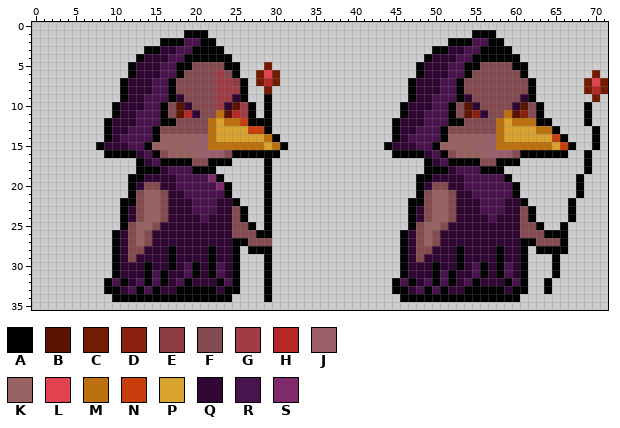
Two versions of one sprite sheet, Assets/Art/Sprites/Enemies/bird2.png. The first picture shows the starting point.
The file is 72x36 pixels.
Palette (. is transparent): A #000000  B #5a1401  C #761b03  D #8b2011  E #8f3d45  F #834a50  G #9f3c46  H #b62828  J #9b5e6b  K #996262  L #e2414f  M #bc700e  N #c83e0c  P #d8a32f  Q #300633  R #49134d  S #7e2a6b
Pixels before (only the part around the change), first column x 2:
 0 ......................................................................
 1 .................AAA.................................AAA..............
 2 ..............AAARRAA.............................AAARRAA.............
 3 ............AAQQRRAAAA..........................AAQQRRAAAA............
 4 ...........AQQQRRAAAAAA........................AQQQRRAAAAAA...........
 5 ..........AQQQRRAAFFFFAA...C..................AQQQRRAAFFFFAA..........
 6 ..........AQQQRRAFFFFGFA..CLC.................AQQQRRAFFFFFFA........C.
 7 .........AQQQRRAFFFFFGGEA.CHC................AQQQRRAFFFFFFFFA......CLC
 8 .........AQQQRRAFFFFFGGGA..C.................AQQQRRAFFFFFFFFA......CHC
 9 .........AQQRRRAQFFFFGGQA..A.................AQQRRRAQFFFFFFQA.......C.
10 ........AQQQRRAFBQFFFGQBGA.A................AQQQRRAFBQFFFFQBFA.....A..
11 ........AQQRRRAFBHQFFMBHGA.A................AQQRRRAFBDQFFMBDFA.....A..
12 .......AQQQRRRAAFFFFMPMMNAAA...............AQQQRRRAAFFFFMPMMMAA....A..
13 .......AQQRRRAFFFFFFMPPPPNNA...............AQQRRRAFFFFFFMPPPPMMA....A.
14 .......AQRRRRAKKKKKJMPPPPPPMA..............AQRRRRAKKKKKJMPPPPPPNA...A.
15 ......AQQQRRAKKKKJJJMMMMMMMPMA............AQQQRRAKKKKJJJMMMMMMMPNA..A.
16 .......AAAAQRAFKKKKJJJFAAAAAA..............AAAAQRAFKKKKJJJFAAAAAA..A..
17 ...........AQRAAAAFFAAA....A...................AQRAAAAFFAAA........A..
18 ...........AAAQRRRAAA......A...................AAAQRRRAAA..........A..
19 ..........AAQQQQRRRRSA.....A..................AAQQQQRRRRRA........A...
20 ..........AQFFQQRRRRRSA....A..................AQFFQQRRRRRRA.......A...
21 ..........AFKKFQQRRRRRA....A..................AFKKFQQRRRRRA.......A...
22 .........AAFKKFQQQRRRQQA...A.................AAFKKFQQQRRRQQA.....A....
23 .........AQFKKFQQQRRRQQFA..A.................AQFKKFQQQRRRQQFA....A....
24 .........AQFKKFQQQQRQQQFA..A.................AQFKKFQQQQRQQQFA....A....
25 .........AFKKFQQQQQQQQQFFA.A.................AFKKFQQQQQQQQQFFA..A.....
26 ........AQFKFQQQQQQQQQQFFFAA................AQFKFQQQQQQQQQQFFFAAA.....
27 ........AQFKFQQQQQQQQQQAAFFF................AQFKFQQQQQQQQQQAAFFFA.....
28 ........AQFFQQQAQQQQAQQA.AAA................AQFFQQQAQQQQAQQA.AAAA.....
29 ........AQFQQQQAQQQQAQQA...A................AQFQQQQAQQQQAQQA...A......
30 ........AQQQAQQAQRAQARQA...A................AQQQAQQAQRAQARQA...A......
31 ........AQQQARAQQRAQARQA...A................AQQQARAQQRAQARQA...A......
32 .......ARAQRARAQRAQQQARA...A...............ARAQRARAQRAQQQARA..A.......
33 .......AAQRARAQQAAAAAQAA...A...............AAQRARAQQAAAAAQAA..A.......
34 ........AAAAAAAAAAAAAAA....A................AAAAAAAAAAAAAAA...........
35 ......................................................................
After:
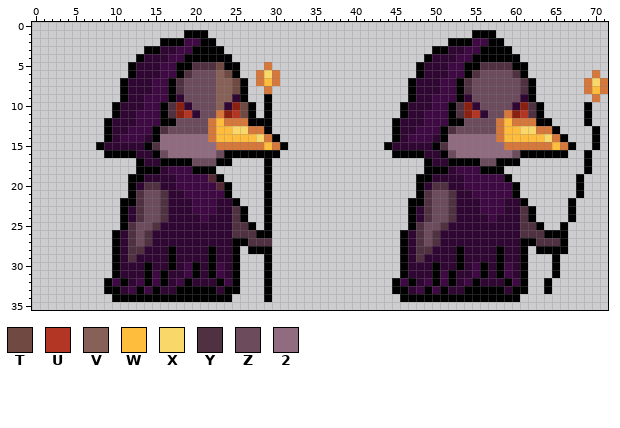
Colours new in this view: T #704a42  U #b33524  V #876058  W #ffbd3d  X #f9d869  Y #503142  Z #6c4b5d  2 #916c80
Changes in this commit:
colour M: #bc700e -> #d6783c
colour R: #49134d -> #3f0a43
colour S: #7e2a6b -> #562734
Changed rows in their new state; - is a pixel that keeps its letter.
first column x 12:
 5 --------YYYT-----M--------------------------YYYY------------
 6 -------YZZZVT---MXM------------------------YZZZZY---------M-
 7 ------YZZZZVVT--MWM-----------------------YZZZZZZY-------MXM
 8 ------YZZZZVVT---M------------------------YZZZZZZY-------MWM
 9 -------ZZZZVV------------------------------ZZZZZZ---------M-
10 -----YD-ZZZV-DT--------------------------YD-ZZZZ-DY---------
11 -----YDU-ZZ-DUT--------------------------YDU-ZZ-DUY---------
12 ------ZZZZ-W--M---------------------------ZZZZ-W------------
13 ----YZZZZZ-WWXXMM-----------------------YZZZZZ-WWXX---------
14 --Q-222222-WWWWWX---------------------Q-222222-WWWWWXM------
15 QQ-Y2222222------W------------------QQ-Y2222222------WM-----
16 --Q-Z222222ZA-------------------------Q-Z2222222Z-----------
17 ---Q----ZZZ----------------------------Q----ZZ--------------
20 --YY----------------------------------YY--------------------
21 -YZZY--------------------------------YZZY-------------------
22 -YZZY--------------------------------YZZY-------------------
23 -YZZY--------Y-----------------------YZZY--------Y----------
24 -YZZY--------Y-----------------------YZZY--------Y----------
25 YZZY---------YY---------------------YZZY---------YY---------
26 YZY----------YYY--------------------YZY----------YYY--------
27 YZY------------YYY------------------YZY------------YYY------
28 YY----------------------------------YY----------------------
29 Y-----------------------------------Y-----------------------
Where, in picture pixels (left, top, right, bottom), the same in both pictures:
changed: (112, 38, 280, 294)
changed: (400, 38, 568, 294)
changed: (584, 70, 608, 102)
